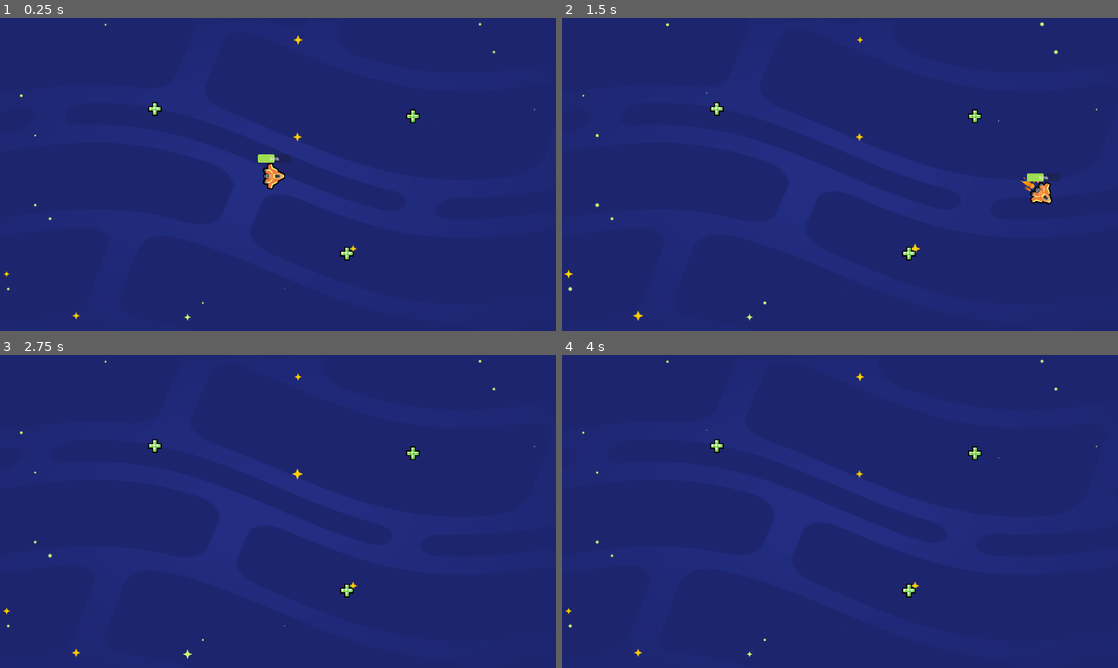
Above: before the commit, frames 1-4 (two rows, left to right).
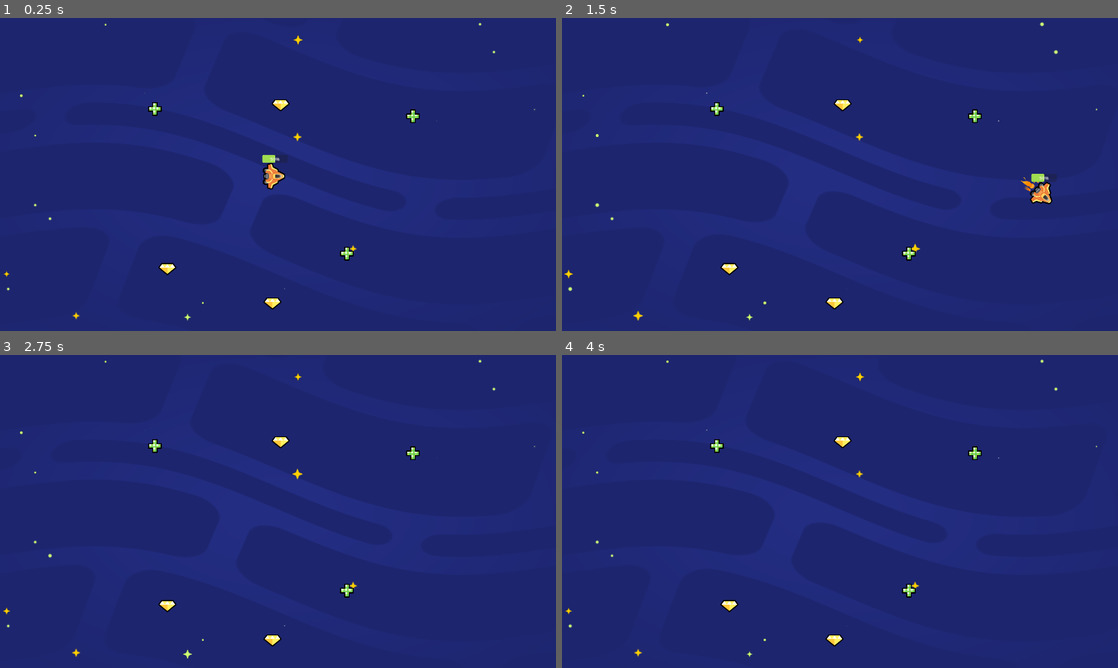
Above: after the commit, the same moments.

Repository: 0Nott/2d-GameDev-Course
Game: Godot game, scene res://lessons/space_level.tscn
Two runs of this game, one before a commit and one after it. Both use one fixed random seed, a clock stepped at 60 frames per second and the inputs below.
Inputs:
- Up to frame 1 (0.25 s): no input
- Up to frame 2 (1.5 s): hold D (move_right) 0.53-1.28 s; hold S (move_down) from 1.28 s (still down)
- Up to frame 3 (2.75 s): release S (move_down) at 2.03 s; hold D (move_right) from 2.03 s (still down)
- Up to frame 4 (4 s): release D (move_right) at 2.78 s; hold W (move_up) 2.78-3.53 s; tap Enter at 3.5 s; hold A (move_left) from 3.53 s (still down)

The runs differ from the first frame. In frame 1, 0.3% of the frame differs, in the area x 28-53%, y 26-94%; in frame 2, 0.3%, in the area x 28-90%, y 26-94%; in frame 3, 0.3%; in frame 4, 0.3%.

Commit message:
finished M5L5

Diff:
--- /dev/null
+++ b/05.loot_it_all_workbook/lessons/Gem.tscn
@@ -0,0 +1,16 @@
+[gd_scene load_steps=4 format=3 uid="uid://bath2w6y31s7h"]
+
+[ext_resource type="Script" path="res://lessons/Item.gd" id="1_oqx6n"]
+[ext_resource type="Texture2D" uid="uid://d0bh8am2qd005" path="res://assets/gem_icon.png" id="2_luv65"]
+
+[sub_resource type="CircleShape2D" id="CircleShape2D_7oxc2"]
+radius = 31.0
+
+[node name="Gem" type="Area2D"]
+script = ExtResource("1_oqx6n")
+
+[node name="Sprite2D" type="Sprite2D" parent="."]
+texture = ExtResource("2_luv65")
+
+[node name="CollisionShape2D" type="CollisionShape2D" parent="."]
+shape = SubResource("CircleShape2D_7oxc2")
--- a/05.loot_it_all_workbook/lessons/health_pack.tscn
+++ b/05.loot_it_all_workbook/lessons/health_pack.tscn
@@ -1,7 +1,7 @@
 [gd_scene load_steps=4 format=3 uid="uid://b5xygnxo6ucwk"]
 
 [ext_resource type="Texture2D" uid="uid://dknpi2mq4dhpa" path="res://assets/health_icon.svg" id="1_ckexj"]
-[ext_resource type="Script" path="res://lessons/health_pack.gd" id="1_fc7i7"]
+[ext_resource type="Script" path="res://lessons/Item.gd" id="1_fc7i7"]
 
 [sub_resource type="CircleShape2D" id="CircleShape2D_7oxc2"]
 radius = 25.0
--- a/05.loot_it_all_workbook/lessons/ship.tscn
+++ b/05.loot_it_all_workbook/lessons/ship.tscn
@@ -44,9 +44,9 @@
 
 [node name="HealthBar" type="ProgressBar" parent="UI"]
 layout_mode = 0
-offset_left = -55.0
-offset_top = -75.0
-offset_right = 58.0
-offset_bottom = -48.0
+offset_left = -40.0
+offset_top = -74.0
+offset_right = 47.0
+offset_bottom = -47.0
 theme_override_styles/fill = SubResource("StyleBoxFlat_o0eog")
 value = 10.0
--- a/05.loot_it_all_workbook/lessons/space_level.tscn
+++ b/05.loot_it_all_workbook/lessons/space_level.tscn
@@ -1,8 +1,9 @@
-[gd_scene load_steps=4 format=3 uid="uid://btkjymc78ap8d"]
+[gd_scene load_steps=5 format=3 uid="uid://btkjymc78ap8d"]
 
 [ext_resource type="PackedScene" uid="uid://dmv50krf4bo5r" path="res://lessons/ship.tscn" id="2_2j1u5"]
 [ext_resource type="PackedScene" uid="uid://bxfevggvxo634" path="res://assets/background/space_background.tscn" id="3_e6xy1"]
 [ext_resource type="PackedScene" uid="uid://b5xygnxo6ucwk" path="res://lessons/health_pack.tscn" id="3_n1cgj"]
+[ext_resource type="PackedScene" uid="uid://bath2w6y31s7h" path="res://lessons/Gem.tscn" id="4_0gpt6"]
 
 [node name="Level" type="Node2D"]
 
@@ -19,3 +20,12 @@
 
 [node name="HealthPack3" parent="." instance=ExtResource("3_n1cgj")]
 position = Vector2(1426, 339)
+
+[node name="Gem" parent="." instance=ExtResource("4_0gpt6")]
+position = Vector2(578, 866)
+
+[node name="Gem2" parent="." instance=ExtResource("4_0gpt6")]
+position = Vector2(969, 301)
+
+[node name="Gem3" parent="." instance=ExtResource("4_0gpt6")]
+position = Vector2(941, 985)
Renamed: 05.loot_it_all_workbook/lessons/health_pack.gd -> 05.loot_it_all_workbook/lessons/Item.gd
